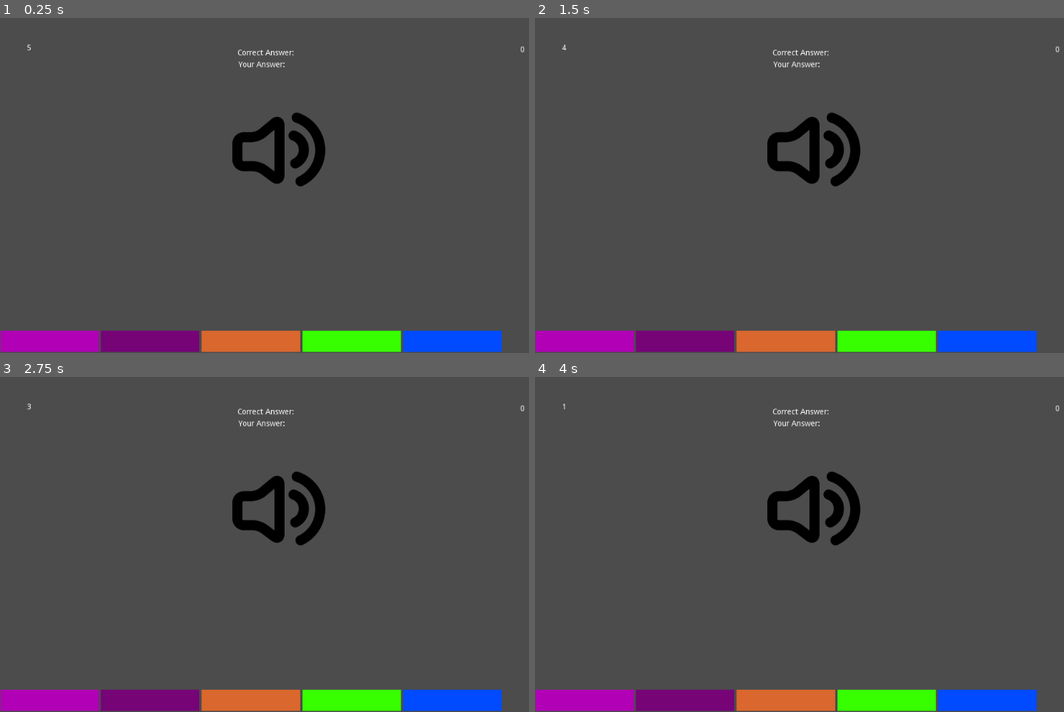
Above: before the commit, frames 1-4 (two rows, left to right).
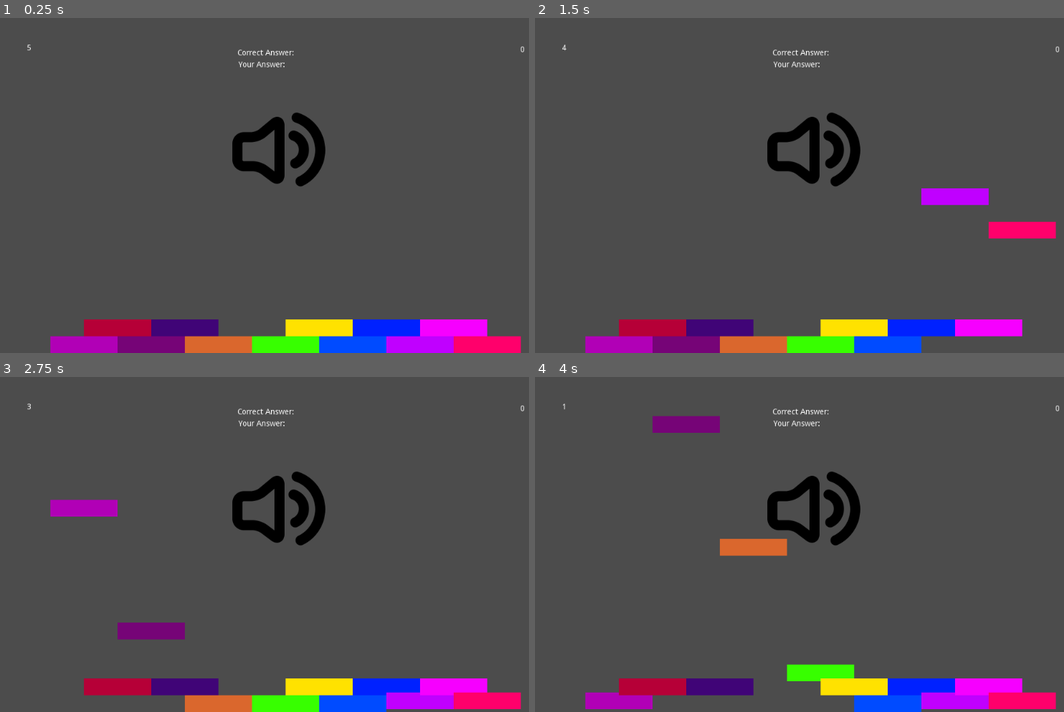
Above: after the commit, the same moments.

Repository: mdechdee/PerfectPitch
Game: Godot game, scene res://InstrumentPlayer.tscn
Same seed, same stepped clock (60 frames per second), same inputs: the game is played once before the commit and once after it. Sound files missing from this copy of the repository are replaced by a short silence.
Inputs:
- Up to frame 1 (0.25 s): no input
- Up to frame 2 (1.5 s): tap Enter at 0.5 s; tap H (A) at 0.6 s; tap J (B) at 0.8, 1.35 s
- Up to frame 3 (2.75 s): tap A (C) at 1.55, 2.1 s; tap S (D) at 2.3 s
- Up to frame 4 (4 s): tap S (D) at 2.85 s; tap D (E) at 3.05, 3.6 s; tap F (F) at 3.8 s

The runs differ from the first frame. In frame 1, 7.1% of the frame differs, in the area x 0-99%, y 89-100%; in frame 2, 8.1%; in frame 3, 9.2%; in frame 4, 9.9%, in the area x 0-99%, y 11-100%.
Error before the commit: Attempt to call function 'get_position' in base 'null instance' on a null instance. (res://Node.gd:100)

Commit message:
Adjust position of notes

Diff:
--- a/OldMusician/InstrumentPlayer.tscn
+++ b/OldMusician/InstrumentPlayer.tscn
@@ -101,54 +101,112 @@
 valign = 1
 
 [node name="Sprite_C" type="Sprite" parent="."]
-editor/display_folded = true
 
 [node name="ColorRect" type="ColorRect" parent="Sprite_C"]
-margin_left = 0.5
-margin_top = 560.0
-margin_right = 176.5
-margin_bottom = 598.0
+margin_left = 90.0
+margin_top = 570.0
+margin_right = 210.0
+margin_bottom = 600.0
 color = Color( 0.698039, 0, 0.717647, 1 )
 
+[node name="Sprite_Csharp" type="Sprite" parent="."]
+
+[node name="ColorRect" type="ColorRect" parent="Sprite_Csharp"]
+margin_left = 150.0
+margin_top = 540.0
+margin_right = 270.0
+margin_bottom = 570.0
+color = Color( 0.717647, 0, 0.219608, 1 )
+
 [node name="Sprite_D" type="Sprite" parent="."]
-editor/display_folded = true
 
 [node name="ColorRect" type="ColorRect" parent="Sprite_D"]
-margin_left = 180.0
-margin_top = 560.0
-margin_right = 356.0
-margin_bottom = 598.0
+margin_left = 210.0
+margin_top = 570.0
+margin_right = 330.0
+margin_bottom = 600.0
 color = Color( 0.466667, 0.0196078, 0.470588, 1 )
 
+[node name="Sprite_Dsharp" type="Sprite" parent="."]
+
+[node name="ColorRect" type="ColorRect" parent="Sprite_Dsharp"]
+margin_left = 270.0
+margin_top = 540.0
+margin_right = 390.0
+margin_bottom = 570.0
+color = Color( 0.254902, 0.0196078, 0.470588, 1 )
+
 [node name="Sprite_E" type="Sprite" parent="."]
-editor/display_folded = true
 
 [node name="ColorRect" type="ColorRect" parent="Sprite_E"]
-margin_left = 360.0
-margin_top = 560.0
-margin_right = 536.0
-margin_bottom = 598.0
+margin_left = 330.0
+margin_top = 570.0
+margin_right = 450.0
+margin_bottom = 600.0
 color = Color( 0.858824, 0.407843, 0.180392, 1 )
 
 [node name="Sprite_F" type="Sprite" parent="."]
-editor/display_folded = true
 
 [node name="ColorRect" type="ColorRect" parent="Sprite_F"]
-margin_left = 540.0
-margin_top = 560.0
-margin_right = 716.0
-margin_bottom = 598.0
+margin_left = 450.0
+margin_top = 570.0
+margin_right = 570.0
+margin_bottom = 600.0
 color = Color( 0.219608, 1, 0, 1 )
 
+[node name="Sprite_Fsharp" type="Sprite" parent="."]
+
+[node name="ColorRect" type="ColorRect" parent="Sprite_Fsharp"]
+margin_left = 510.0
+margin_top = 540.0
+margin_right = 630.0
+margin_bottom = 570.0
+color = Color( 1, 0.890196, 0, 1 )
+
 [node name="Sprite_G" type="Sprite" parent="."]
-editor/display_folded = true
 
 [node name="ColorRect" type="ColorRect" parent="Sprite_G"]
-margin_left = 720.0
-margin_top = 560.0
-margin_right = 896.0
-margin_bottom = 598.0
+margin_left = 570.0
+margin_top = 570.0
+margin_right = 690.0
+margin_bottom = 600.0
 color = Color( 0, 0.298039, 1, 1 )
+
+[node name="Sprite_Gsharp" type="Sprite" parent="."]
+
+[node name="ColorRect" type="ColorRect" parent="Sprite_Gsharp"]
+margin_left = 630.0
+margin_top = 540.0
+margin_right = 750.0
+margin_bottom = 570.0
+color = Color( 0, 0.133333, 1, 1 )
+
+[node name="Sprite_A" type="Sprite" parent="."]
+
+[node name="ColorRect" type="ColorRect" parent="Sprite_A"]
+margin_left = 690.0
+margin_top = 570.0
+margin_right = 810.0
+margin_bottom = 600.0
+color = Color( 0.756863, 0, 1, 1 )
+
+[node name="Sprite_Asharp" type="Sprite" parent="."]
+
+[node name="ColorRect" type="ColorRect" parent="Sprite_Asharp"]
+margin_left = 750.0
+margin_top = 540.0
+margin_right = 870.0
+margin_bottom = 570.0
+color = Color( 0.968627, 0, 1, 1 )
+
+[node name="Sprite_B" type="Sprite" parent="."]
+
+[node name="ColorRect" type="ColorRect" parent="Sprite_B"]
+margin_left = 810.0
+margin_top = 570.0
+margin_right = 930.0
+margin_bottom = 600.0
+color = Color( 1, 0, 0.423529, 1 )
 
 [node name="CorrectAnswer" type="Label" parent="."]
 margin_left = 424.0
--- a/OldMusician/Node.gd
+++ b/OldMusician/Node.gd
@@ -43,8 +43,7 @@
 			if Input.is_action_just_pressed(key):
 				note_to_node[key].play()
 				emit_signal("note_played", key)
-				print('key', key)
-				if key in notes:
+				if note_to_sprite[key] in notes:
 					return
 				notes.append(note_to_sprite[key])
 				answer.append(key)
@@ -57,55 +56,32 @@
 		t.start()
 
 func _ready():
-	#randomize()
-	#var texture = load("res://assets/speaker.png")
-	#$Speaker.texture = texture
-
 	quiz()
-
-	timer = get_node("Timer")
-	timer.set_wait_time(6)
-	timer.connect("timeout", self, "_on_Timer_timeout")
-	timer.start()
 
 func _process(delta):
 	if (timer.get_time_left() < 1.0):
-		print(answer)
-		#if "C" in answer and "E" in answer and "G" in answer:
 		if evaluation(answer):
 			$Score.text = str(int($Score.text) + 1)
 		$Label.text = str(0)
 		timer.stop()
-
-		#_wait(10)
 		$CorrectAnswer.text = str('Correct Answer: ', quiz)
 		$YourAnswer.text = str('Your Answer: ', answer)
-
 		answer = []
 		quiz()
-		timer = get_node("Timer")
-		timer.set_wait_time(6)
-		#timer.connect("timeout", self, "_on_Timer_timeout")
-		timer.start()
 	if (timer.get_time_left() >= 0):
 		$Label.text = str(floor(timer.get_time_left()))
 	if len(notes) == 0:
 		return
-	#var notes = [$C, $E, $G]
-	#var note = notes[randi() % 5]
-	print(notes)
 	for note in notes:
-		print('note', note)
-		#print(note.get_position().y)
 		if note.get_position().y < -560:
 			note.set_position(Vector2(note.get_position().x, 0))
 			notes.remove(0)
 		note.position -= movement
-	#if (note.get_position()):
-	#    note.position = 500
 
 func quiz():
 	quiz = []
+	for note in note_to_sprite.keys():
+		note_to_sprite[note].set_position(Vector2(note_to_sprite[note].get_position().x, 0))
 	var a = [P1, P2, P3, P4, P5, P6, P7, P8, P9, P10, P11, P12]
 	var b = ["C", "C#", "D", "D#", "E", "F", "F#", "G", "G#", "A", "A#", "B"]
 	for i in range(1):
@@ -113,7 +89,10 @@
 		if !(b[p] in quiz):
 			quiz.append(b[p])
 			a[p].play()
-	print(quiz)
+	timer = get_node("Timer")
+	timer.set_wait_time(6)
+	timer.connect("timeout", self, "_on_Timer_timeout")
+	timer.start()
 
 func evaluation(answer):
 	if len(answer) != len(quiz):
